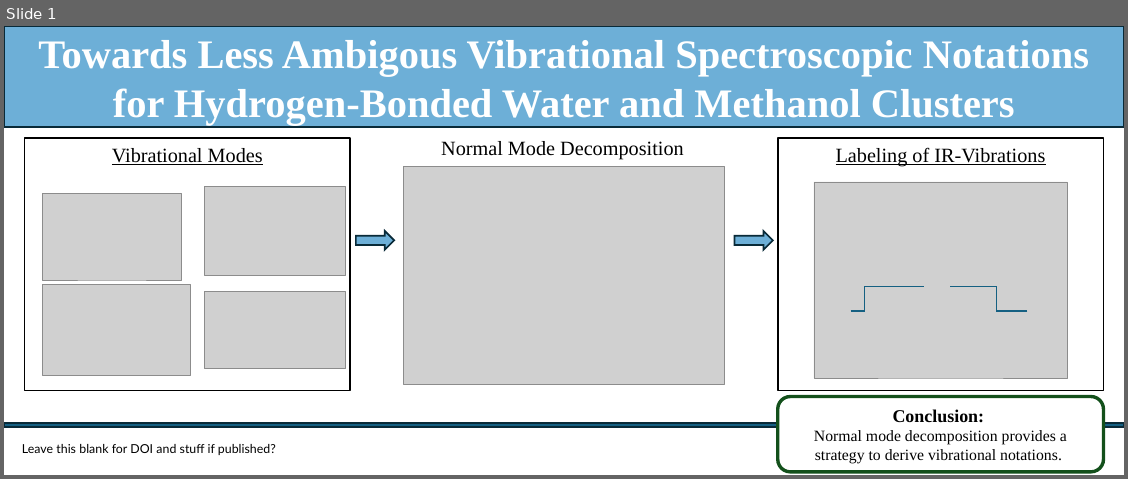
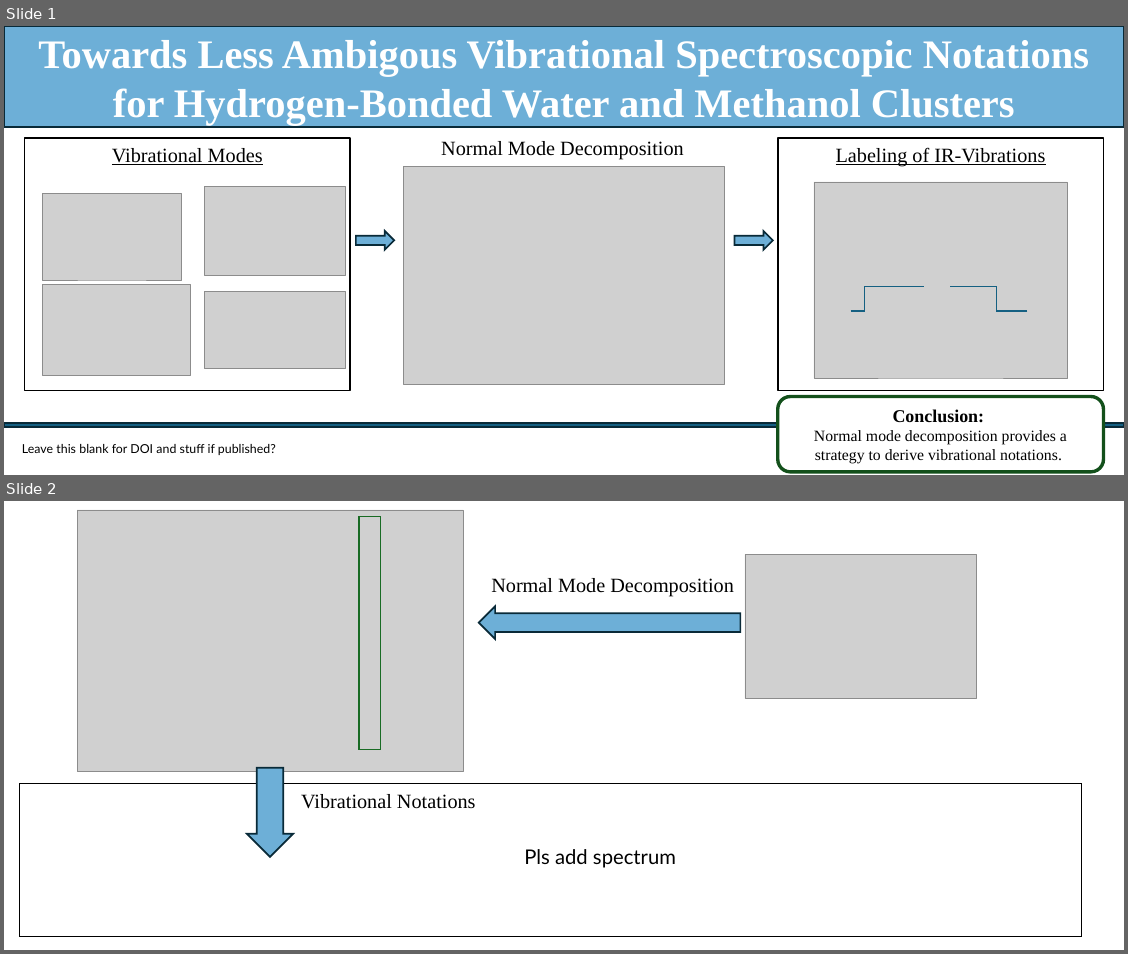
Before and after one commit to LukasMeinschad/Theoretische_Chemie, a slide deck: Paper/Bilder_Paper/vibration_main_paper/graphical abstract.pptx. Shown one above the other, each under a label of ours: slide 1 before the commit, slides 1 and 2 after it. The pictures are 1128x479 and 1128x954 pixels, drawn with LibreOffice and Linux fonts; fonts in the diff are those of the drawing; grey boxes stand for pictures. Boxes give left, top, right and bottom in pixels: in the first picture for what was removed or moved away, otherwise in the second. Text is boxed around its words. In the diff, an @@ line names an element or a change of style, - is before the commit and + after.

```diff
--- a/Paper/Bilder_Paper/vibration_main_paper/graphical abstract.pptx
+++ b/Paper/Bilder_Paper/vibration_main_paper/graphical abstract.pptx
@@ slide 2 added at [4, 501, 1124, 950], background #FFFFFF @@
@@ picture added at [77, 510, 463, 772] @@
@@ frame added at [359, 516, 381, 749], fill #156082, outline #196B24 1 pt @@
@@ picture added at [744, 554, 975, 698] @@
@@ text added at [491, 578, 734, 596], 18 pt, text #000000 @@
+Normal Mode Decomposition
@@ right arrow added at [479, 606, 740, 639], fill #6DAFD7, outline #092A39 1.5 pt @@
@@ right arrow added at [247, 768, 293, 857], fill #6DAFD7, outline #092A39 1.5 pt @@
@@ rectangle added at [19, 783, 1080, 937], outline #000000 0.75 pt @@
@@ text added at [301, 794, 476, 809], 18 pt, text #000000 @@
+Vibrational Notations
@@ text added at [524, 849, 676, 868], 18 pt, text #000000 @@
+Pls add spectrum
```
Also in this commit, not shown: 35 other files.
